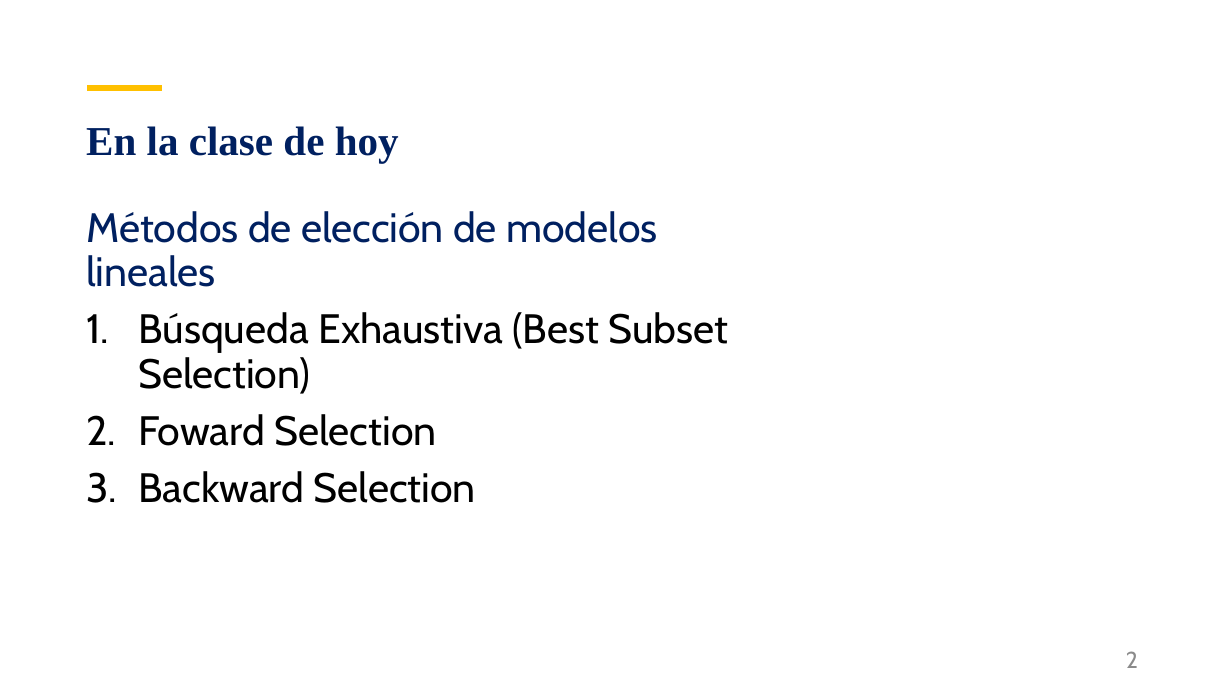
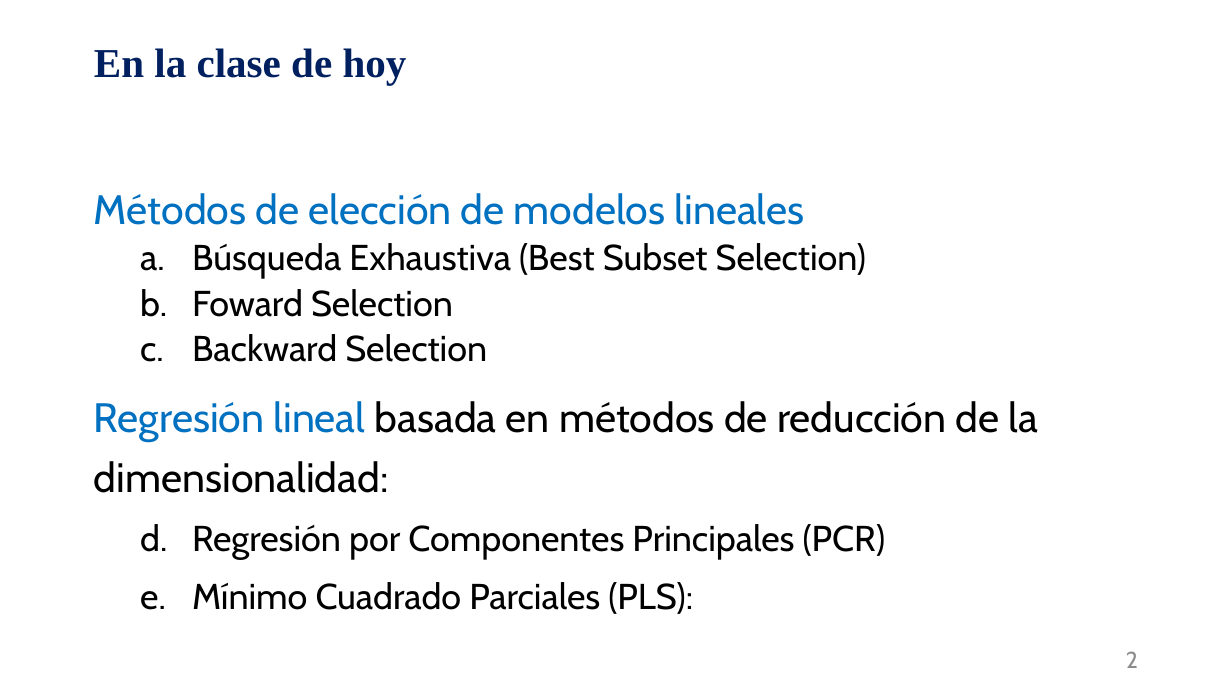
Before and after one commit to mnromero/BigData_UBA, a slide deck: slide 2 of Clase 09. Metodos de Regularizacion_Ridge_LASSO/C09_P2_seleccion_modelos_lineales.pptx. Drawn at 1232x693 pixels with LibreOffice and Linux fonts; fonts in the diff are those of the drawing. Boxes give left, top, right and bottom in pixels: in the first picture for what was removed or moved away, otherwise in the second. Text is boxed around its words. In the diff, an @@ line names an element or a change of style, - is before the commit and + after.

```diff
--- a/Clase 09. Metodos de Regularizacion_Ridge_LASSO/C09_P2_seleccion_modelos_lineales.pptx
+++ b/Clase 09. Metodos de Regularizacion_Ridge_LASSO/C09_P2_seleccion_modelos_lineales.pptx
@@ title "En la clase de hoy": place and size @@
-title "En la clase de hoy" at <box>86,126,399,163</box>
+title "En la clase de hoy" at <box>94,48,407,84</box>
@@ line removed from (87, 88) to (162, 88) @@
@@ text "Métodos de elección de modelos ...": place and size @@
-text "Métodos de elección de modelos ..." at <box>86,211,728,503</box>
+text "Métodos de elección de modelos ..." at <box>94,193,1038,614</box>
@@ text at <box>94,193,866,362</box>: text colour #002060 to #0070C0 in "Métodos de elección de modelos lineales"; size 32 to 28 pt in "Búsqueda Exhaustiva (Best Subset Selection)", "Foward Selection", "Backward Selection"; bullet 1. to a.; list level 1 to 2 in "Búsqueda Exhaustiva (Best Subset Selection)"; list level 1 to 2 in "Foward Selection"; list level 1 to 2 in "Backward Selection" @@
@@ text at <box>94,401,1038,614</box>: paragraphs added @@
+Regresión lineal basada en métodos de reducción de la dimensionalidad:
+  a. Regresión por Componentes Principales (PCR)
+  b. Mínimo Cuadrado Parciales (PLS):
```
Also in this commit, not shown: 1 other slide changed, 23 slides added, 2 other files.
